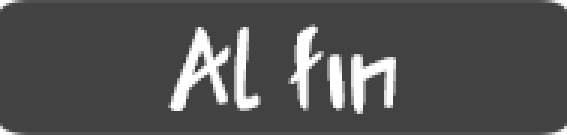
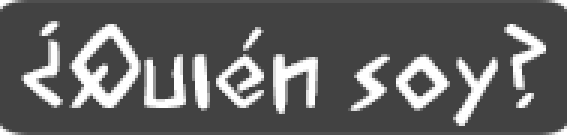
Two versions of the same layered image (567px x 135px). Layer-by-layer changes:
hid "Al fin" over [168, 24, 396, 114]
showed "¿Quién soy?" over [21, 21, 546, 126]
